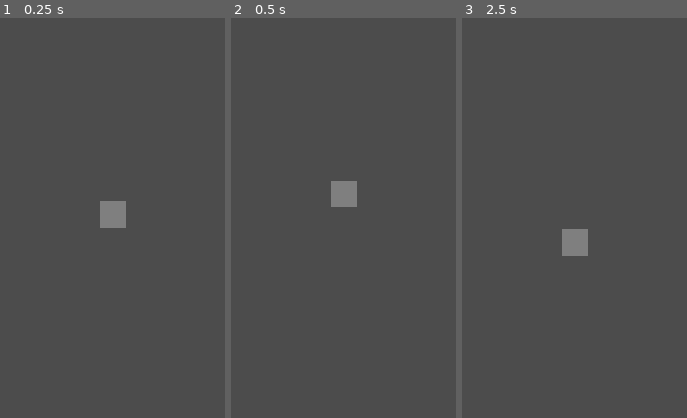
Above: before the commit, frames 1-3 (left to right).
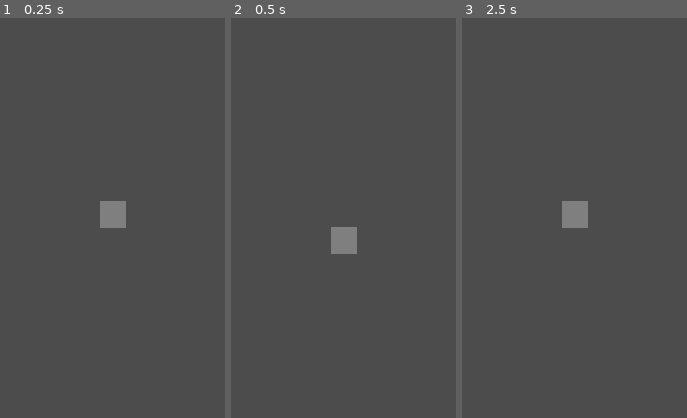
Above: after the commit, the same moments.

Repository: rezgi/onna
Game: Godot game, scene res://Main.tscn
Two runs of this game, one before a commit and one after it. Both use one fixed random seed, a clock stepped at 60 frames per second and the inputs below. The engine's default icon, where the game draws it, is replaced by a stand-in: a white triangle on a blue panel in a dark square.
Inputs:
- Up to frame 1 (0.25 s): no input
- Up to frame 2 (0.5 s): no input
- Up to frame 3 (2.5 s): tap Enter at 1.25 s; tap Space at 2 s
The pictures show only the part of the screen within x 25-75%, y 24-74%; the shares and areas given below are measured in that part.

Frame 1 is identical in both runs. In frame 2, 1.5% of the frame differs, in the area x 44-56%, y 40-59%; in frame 3, 1.6%, in the area x 44-56%, y 45-60%.

Commit message:
solved the movement bug thanks to help. position not yet exact.

Diff:
--- a/Player.gd
+++ b/Player.gd
@@ -1,36 +1,33 @@
 extends KinematicBody2D
 
 export var speed := 1000
-export var target = Vector2.ZERO
 export var distance := 64
 
+var target = Vector2.ZERO
 var move_vector := Vector2.ZERO
 var store_tempo := 0
 var has_moved := false
-var initial_position := Vector2.ZERO
 
 func _ready():
-	var screen_size = get_viewport_rect().size
-	initial_position = screen_size / 2
-	position = initial_position
+	position = get_viewport_rect().size / 2
+	print(position)
 
 
 func _physics_process(delta):
 	if target != Vector2.ZERO:
-		move_vector.y = target.y - position.y
-		print("before : ", move_vector)
-		move_vector = move_vector.normalized() * speed
-		print("after : ", move_vector)
+		move_vector.y = ((target.y - position.y) * 0.2) / delta
+#		move_vector.y = target.y - position.y
+#		move_vector = move_vector.normalized() * speed
+		print(move_vector)
 		move_and_slide(move_vector)
 
 func test_signal(tempo):
 	if store_tempo != tempo.full:
+		has_moved = !has_moved
 		store_tempo = tempo.full
 		if !has_moved:
-			target = Vector2(0, initial_position.y - distance)
-			has_moved = true
+			target = Vector2(0, position.y - distance)
 		else:
-			target = Vector2(0, initial_position.y + distance)
-			has_moved = false
+			target = Vector2(0, position.y + distance)
 	else:
 		target = Vector2.ZERO
